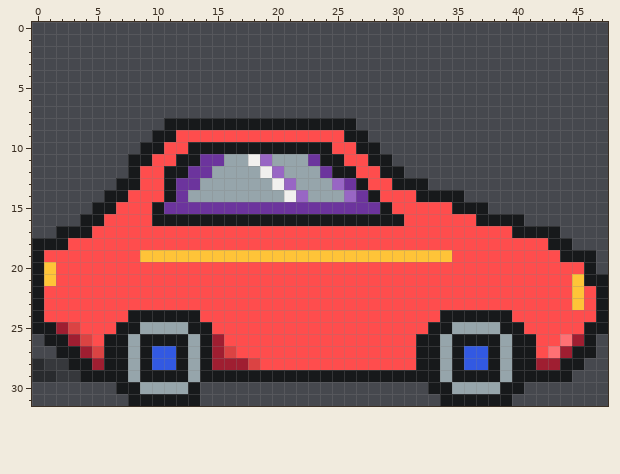
Pixel-art sprite -- src/assets/sprites/car/car2.png. This is how it looked before the edit.
The file is 48x32 pixels.
The result:
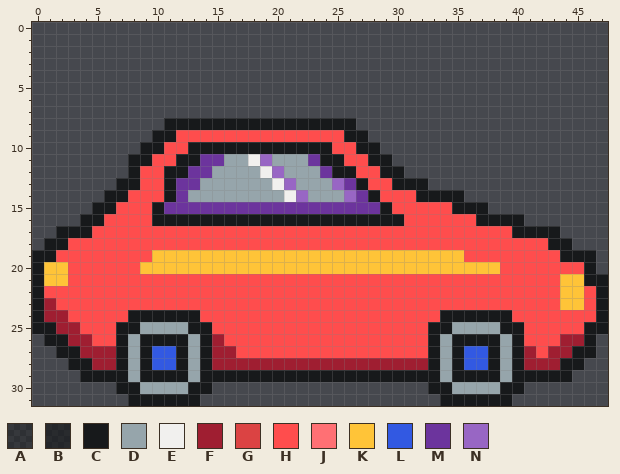
Palette (. is transparent): A #17191b59  B #17191b9f  C #17191b  D #96a5ab  E #f1f0ee  F #9f1e31  G #db4343  H #ff4d4d  J #ff7074  K #ffc438  L #3259e2  M #6c349d  N #9866c4
What changed:
Changed rows in their new state; - is an unchanged pixel.
first column x 0:
18 .--------------------------------------------
19 -C-------H-------------------------K---------
20 --K------KKKKKKKKKKKKKKKKKKKKKKKKKKKKKK------
21 --K-----------------------------------------K
22 --------------------------------------------K
23 -F------------------------------------------K
24 -FF------------------------------------------
25 ---F-----------------------------------------
26 ----F-H-------------------------H--------H--F
27 -----FF---------F---------------H--------F-F-
28 ...---F-----------FFFFFFFFFFFFFFF--------F---
29 ....-----------------------------------------
30 --------------C------------------------------
Changed places in both pictures, as pixel boxes (x1, y1, x2, y2):
changed: (32, 238, 116, 382)
changed: (140, 250, 500, 274)
changed: (524, 274, 572, 370)
changed: (200, 334, 428, 394)
